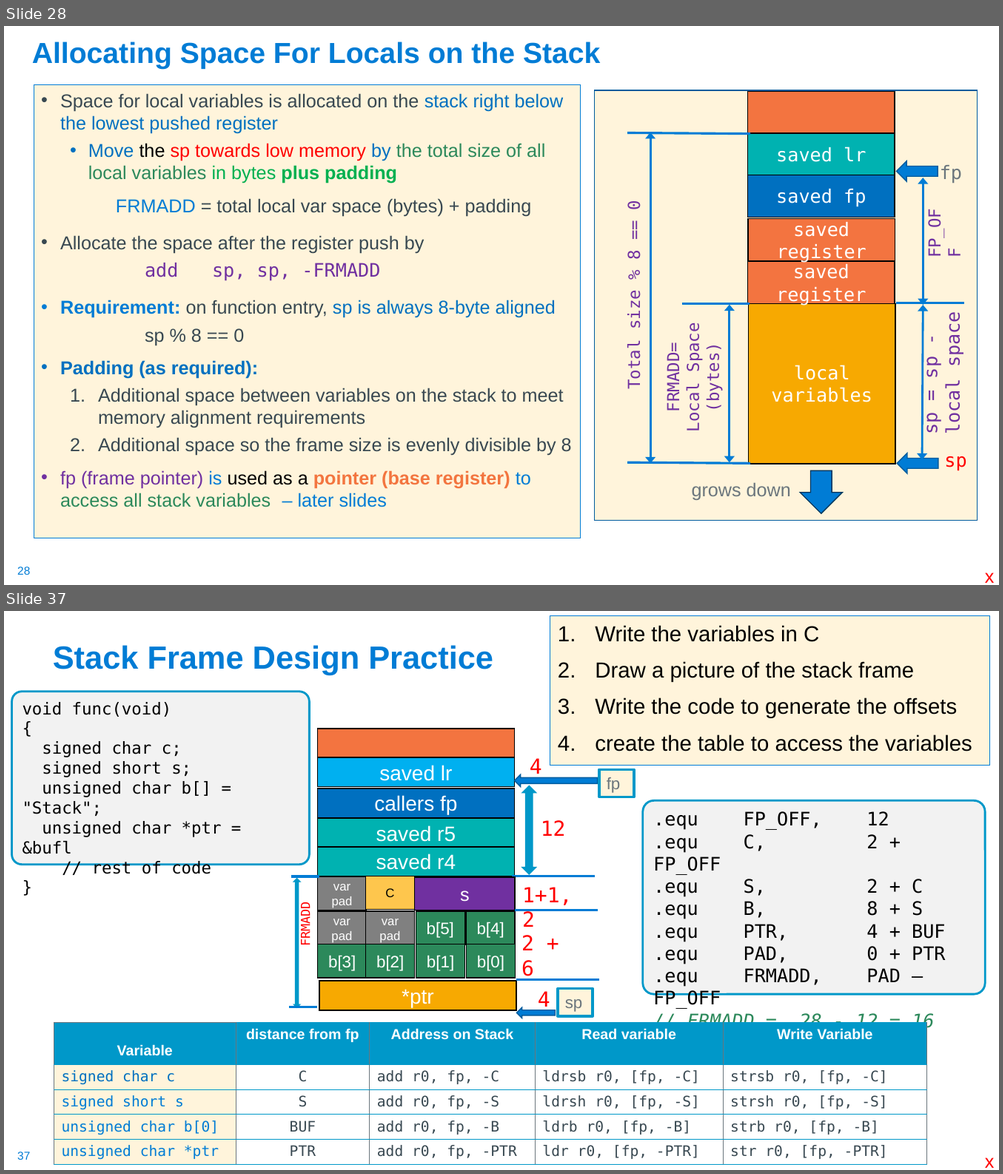
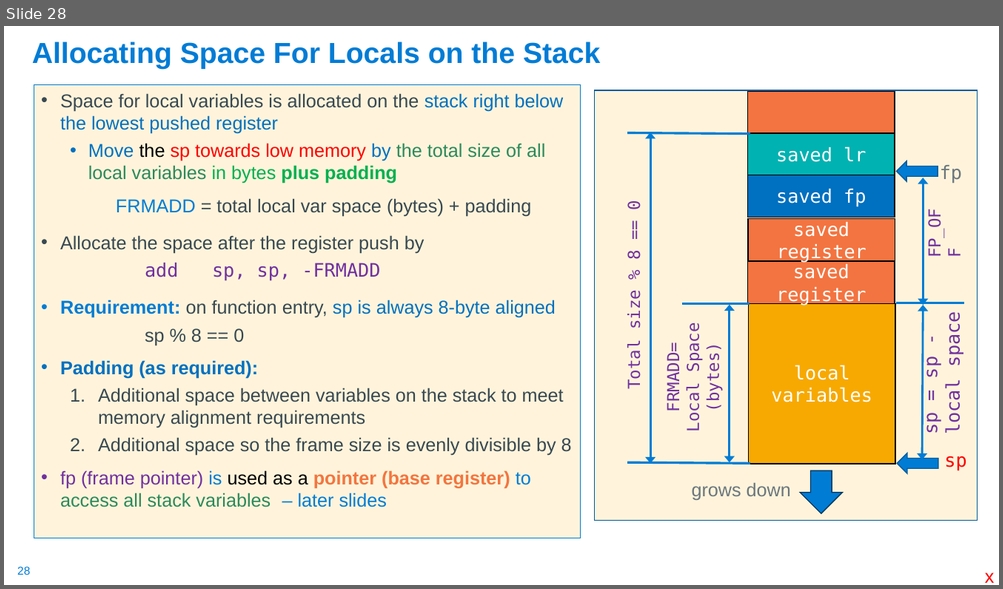
Before and after one commit to cse30-sp24/Muller-Slides, a slide deck: Lecture-17.pptx. Shown one above the other, each under a label of ours: slides 28 and 37 before the commit, slide 28 after it; the slides between them are not shown. The pictures are 1003x1174 and 1003x589 pixels, drawn with LibreOffice and Linux fonts; fonts in the diff are those of the drawing. Boxes give left, top, right and bottom in pixels: in the first picture for what was removed or moved away, otherwise in the second. Text is boxed around its words. In the diff, an @@ line names an element or a change of style, - is before the commit and + after.

```diff
--- a/Lecture-17.pptx
+++ b/Lecture-17.pptx
@@ slide 37 removed at (x1=4, y1=611, x2=999, y2=1170), background #FFFFFF; not listed: 1 template element that a slide beside it also shows @@
@@ text removed at (x1=550, y1=616, x2=990, y2=766) @@
-1. Write the variables in C
-2. Draw a picture of the stack frame
-3. Write the code to generate the offsets
-4. create the table to access the variables
@@ title removed at (x1=53, y1=645, x2=493, y2=675) @@
-Stack Frame Design Practice
@@ rounded rectangle removed at (x1=11, y1=692, x2=309, y2=865) @@
-void func(void)
-{
-signed char c;
-signed short s;
-unsigned char b[] = "Stack";
-unsigned char *ptr = &bufl
-// rest of code
-}
@@ group removed at (x1=317, y1=729, x2=597, y2=877): 5 rectangles, 2 texts, 1 left arrow, 1 line, 1 up down arrow @@
-saved lr
-callers fp
-saved r5
-saved r4
-12
-4
@@ rectangle removed at (x1=600, y1=770, x2=634, y2=797) @@
-fp
@@ rounded rectangle removed at (x1=643, y1=800, x2=985, y2=994) @@
-.equ FP_OFF, 12
-.equ C, 2 + FP_OFF
-.equ S, 2 + C
-.equ B, 8 + S
-.equ PTR, 4 + BUF
-.equ PAD, 0 + PTR
-.equ FRMADD, PAD – FP_OFF
-// FRMADD = 28 - 12 = 16
@@ group removed at (x1=289, y1=877, x2=319, y2=1008): 2 lines, 1 up down arrow, 1 text @@
-FRMADD
@@ group removed at (x1=317, y1=877, x2=572, y2=927): 3 rectangles, 1 text @@
-s
-var pad
-C
-1+1, 2
@@ group removed at (x1=317, y1=910, x2=598, y2=980): 8 rectangles, 1 text, 1 line @@
-var pad
-var pad
-b[5]
-b[4]
-b[3]
-b[2]
-b[1]
-b[0]
-2 + 6
@@ group removed at (x1=319, y1=980, x2=600, y2=1019): 2 rectangles, 1 text, 1 line, 1 left arrow @@
-*ptr
-4
-sp
@@ table removed at (x1=54, y1=1023, x2=928, y2=1165), 5 rows, 5 columns @@
-Variable | distance from fp | Address on Stack | Read variable | Write Variable
-signed char c | C | add r0, fp, -C | ldrsb r0, [fp, -C] | strsb r0, [fp, -C]
-signed short s | S | add r0, fp, -S | ldrsh r0, [fp, -S] | strsh r0, [fp, -S]
-unsigned char b[0] | BUF | add r0, fp, -B | ldrb r0, [fp, -B] | strb r0, [fp, -B]
-unsigned char *ptr | PTR | add r0, fp, -PTR | ldr r0, [fp, -PTR] | str r0, [fp, -PTR]
@@ text removed at (x1=984, y1=1158, x2=994, y2=1168) @@
-x
```
Also in this commit, not shown: 1 slide changed, 19 other slides removed, 1 other file.
